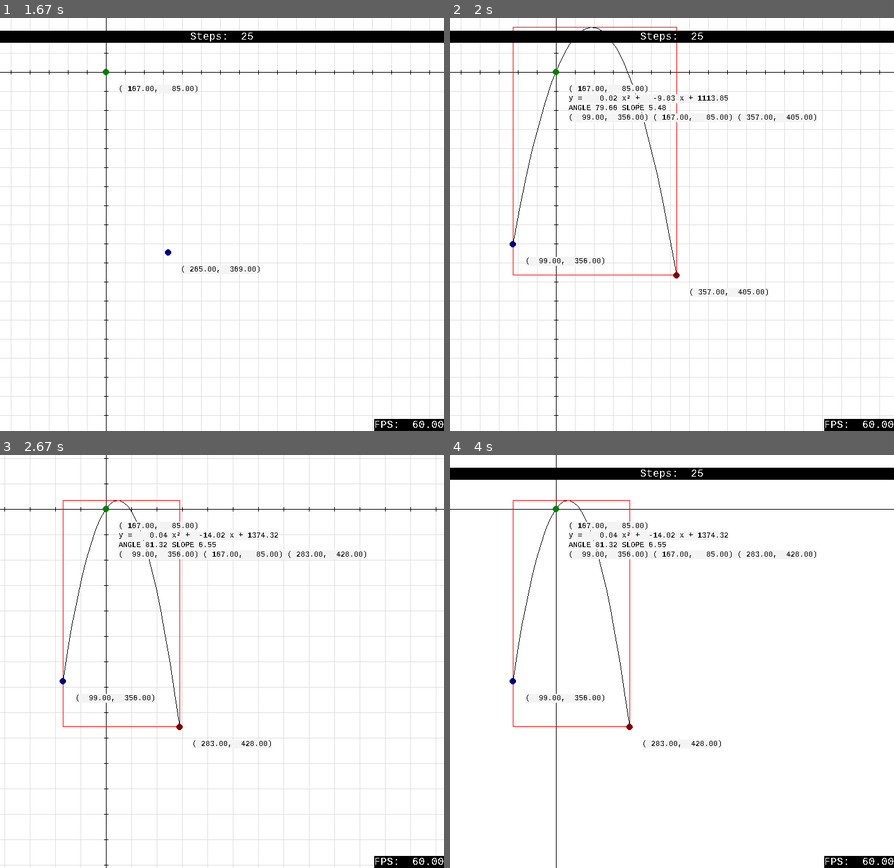
Above: before the commit, frames 1-4 (two rows, left to right).
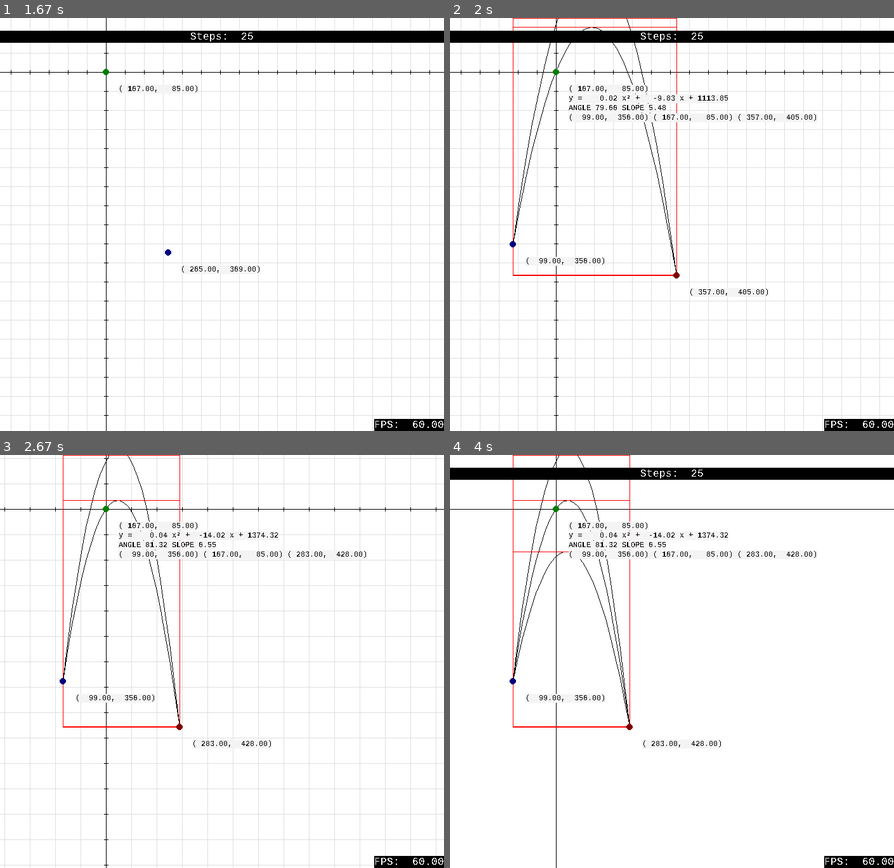
Above: after the commit, the same moments.

Repository: Yekyaa-/python3storage
Game: pygame game, started from RandomJunk/ParabolaTestFinal.py
The game is run twice, just before and just after one commit, with the same random seed, the same clock (stepped at 60 frames per second) and the same inputs.
Inputs (mouse positions are in pixels of both pictures, inside the frame that each line leads up to):
- Up to frame 1 (1.67 s): tap C at 0.33 s; press the mouse at (275, 261) at 0.7 s; move the mouse to (190, 166) at 0.8 s; release the mouse at (106, 71) at 0.93 s; hold B 1-1.47 s; hold Up 1-1.47 s; move the mouse to (164, 253) at 1.03 s; press the mouse at (275, 261) at 1.53 s; move the mouse to (168, 253) at 1.63 s
- Up to frame 2 (2 s): release the mouse at (512, 245) at 1.77 s; press the mouse at (725, 261) at 1.87 s; move the mouse to (676, 274) at 1.97 s
- Up to frame 3 (2.67 s): release the mouse at (177, 727) at 2.1 s; hold Up 2.17-2.47 s; tap Space at 2.23, 2.57 s; tap S at 2.32 s; hold Down from 2.5 s (still down)
- Up to frame 4 (4 s): release Down at 2.8 s; hold Up 2.83-3.2 s; tap Space at 2.9, 3.3, 3.7 s; tap T at 2.98 s; hold Down 3.23-3.6 s; tap S at 3.38 s; hold C 3.63-3.93 s; hold Up 3.63-3.93 s; hold Up from 3.97 s (still down)

Frame 1 is identical in both runs. In frame 2, 0.3% of the frame differs, in the area x 14-52%, y 0-63%; in frame 3, 0.3%; in frame 4, 0.4%, in the area x 14-41%, y 0-66%.

Commit message:
Add 2 extra parabolas for now. Add disable of BoundaryBox drawing

Diff:
--- a/RandomJunk/ParabolaTestFinal.py
+++ b/RandomJunk/ParabolaTestFinal.py
@@ -41,8 +41,8 @@
         self.height = 650
         self.screen = pygame.display.set_mode( (self.width, self.height) , RESIZABLE)
         pygame.display.set_caption('Parabola Sandbox')
-
-
+        self.parabolaCounter = 1
+        self.drawBoundingBox = False
         self.BIT_CENTER_ON_Y = 1
         self.BIT_CENTER_ON_X = 2
         self.BIT_WIDE_BG = 4
@@ -61,6 +61,9 @@
         self.mousePositionBackColor = Colors.TEXTGRAY
         self.axesColor = Colors.BLACK
         self.parabolaColor = Colors.BLACK
+        self.parabolaStepMax = 200
+        self.parabolaStepMin = 2
+        self.parabolaStepDelta = 1
         self.point1Color = Colors.DARKGREEN
         self.point2Color = Colors.DARKBLUE
         self.point3Color = Colors.DARKRED
@@ -132,6 +135,8 @@
                 # Press DOWN ARROW to decrease distance between grid lines
                 elif event.key == K_DOWN:
                     self.decreaseTickAmount()
+                elif event.key == K_b:
+                    self.drawBoundingBox = not self.drawBoundingBox
                 # Press T to show tick marks on axes
                 elif event.key == K_t:
                     self.toggleTicks()
@@ -140,10 +145,14 @@
                     self.toggleStatic()
                 elif event.key == K_f:
                     self.toggleFPS()
-                elif event.key == K_e:
-                    self.nextErrorMode()
+                #elif event.key == K_e:
+                #    self.nextErrorMode()
                 elif event.key == K_s:
                     self.showSteps = not self.showSteps
+                elif event.key == K_c:
+                    self.parabolaCounter += 1
+                    if (self.parabolaCounter > 3):
+                        self.parabolaCounter = 1
         #====================
         # MOUSE EVENTS
         #====================
@@ -298,16 +307,16 @@
         self.mouse_position = event.pos
     def decreaseStepAmount(self):
 
-        self.parabolaStepCount -= 1
-        if (self.parabolaStepCount < 2):
-            self.parabolaStepCount = 2
+        self.parabolaStepCount -= self.parabolaStepDelta
+        if (self.parabolaStepCount < self.parabolaStepMin):
+            self.parabolaStepCount = self.parabolaStepMin
         if self.parabola != None:
             self.parabola.change_steps(self.parabolaStepCount)
         self.reCalculate = True
     def increaseStepAmount(self):
-        self.parabolaStepCount += 1
-        if (self.parabolaStepCount > 200):
-            self.parabolaStepCount = 200
+        self.parabolaStepCount += self.parabolaStepDelta
+        if (self.parabolaStepCount > self.parabolaStepMax):
+            self.parabolaStepCount = self.parabolaStepMax
         if self.parabola != None:
             self.parabola.change_steps(self.parabolaStepCount)
         self.reCalculate = True
@@ -387,10 +396,22 @@
     def drawParabola(self):
         if self.parabola == None:
             return
+        p = self.parabola
+        if (self.parabolaCounter > 1):
+            p2 = Parabola(p.known_points[0].astuple(), (p.known_points[1].x, p.known_points[1].y - 75), p.known_points[2].astuple(), p.steps)
+            rect = pygame.draw.lines(self.screen, self.parabolaColor, False, p2.get_list(), 1)
+            if self.drawBoundingBox:
+                pygame.draw.rect(self.screen, Colors.RED, rect, 1)
+        if (self.parabolaCounter > 2):
+            p2 = Parabola(p.known_points[0].astuple(), (p.known_points[1].x, p.known_points[1].y + 75), p.known_points[2].astuple(), p.steps)
+            rect = pygame.draw.lines(self.screen, self.parabolaColor, False, p2.get_list(), 1)
+            if self.drawBoundingBox:
+                pygame.draw.rect(self.screen, Colors.RED, rect, 1)
 
         #rect = pygame.draw.aalines(self.screen, self.parabolaColor, False, parabola.get_list(), 0)
         rect = pygame.draw.lines(self.screen, self.parabolaColor, False, self.parabola.get_list(), 1)
-        pygame.draw.rect(self.screen, Colors.RED, rect, 1)
+        if self.drawBoundingBox:
+            pygame.draw.rect(self.screen, Colors.RED, rect, 1)
 
         return
 
